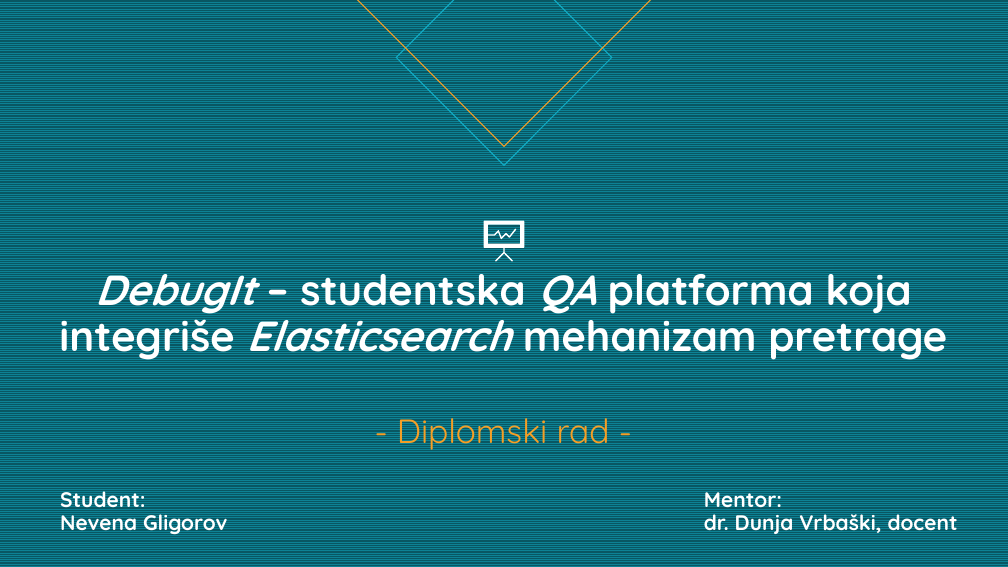
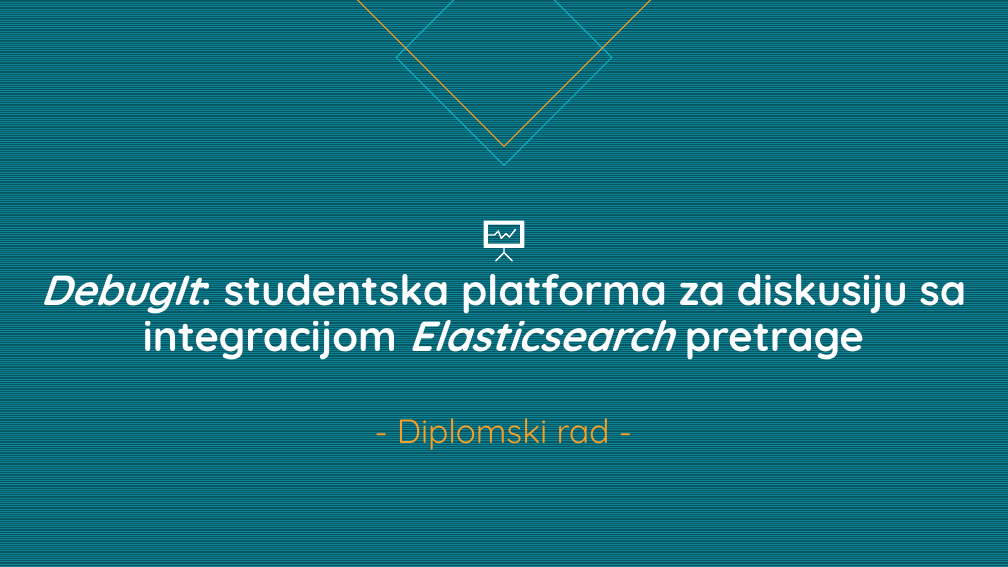
Before and after one commit to Nevenaa01/DebugIt, a slide deck: slide 1 of Nevena Gligorov diplomski prezentacija.pptx. Drawn at 1008x567 pixels with LibreOffice and Linux fonts; fonts in the diff are those of the drawing. Boxes give left, top, right and bottom in pixels: in the first picture for what was removed or moved away, otherwise in the second. Text is boxed around its words. In the diff, an @@ line names an element or a change of style, - is before the commit and + after.

```diff
--- a/Nevena Gligorov diplomski prezentacija.pptx
+++ b/Nevena Gligorov diplomski prezentacija.pptx
@@ title at (40,259,967,453): text changed @@
-DebugIt – studentska QA platforma koja integriše Elasticsearch mehanizam pretrage
-- Diplomski rad -
+DebugIt: studentska platforma za diskusiju sa integracijom Elasticsearch pretrage
+- Diplomski rad -
@@ text removed at (60,486,227,535) @@
-Student:
-Nevena Gligorov
@@ text removed at (704,486,958,535) @@
-Mentor:
-dr. Dunja Vrbaški, docent
```
Also in this commit, not shown: 12 other slides changed, 1 slide added, 3 other files.
